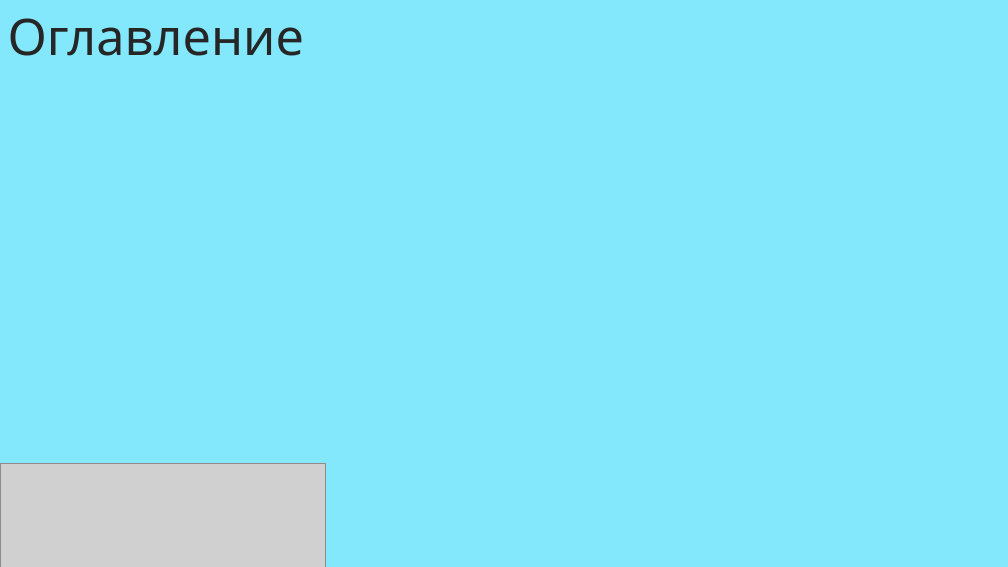
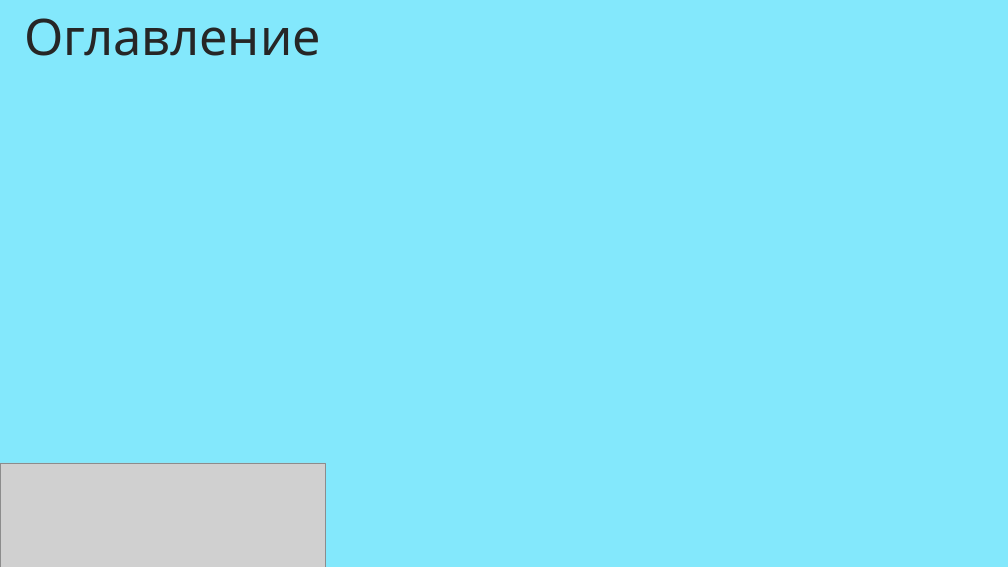
Before and after one commit to NikaLeb/181_351_testingLN, a slide deck: slide 3 of Lightning_Network.pptx. Drawn at 1008x567 pixels with LibreOffice and Linux fonts; fonts in the diff are those of the drawing; grey boxes stand for pictures; background and template pictures are left out. Boxes give left, top, right and bottom in pixels: in the first picture for what was removed or moved away, otherwise in the second. Text is boxed around its words. In the diff, an @@ line names an element or a change of style, - is before the commit and + after.

Commit message:
presentation modified

```diff
--- a/Lightning_Network.pptx
+++ b/Lightning_Network.pptx
@@ title "Оглавление": place and size @@
-title "Оглавление" at (8, 18, 304, 56)
+title "Оглавление" at (25, 18, 321, 56)
```
Also in this commit, not shown: 3 slides added, 3 slides removed.
